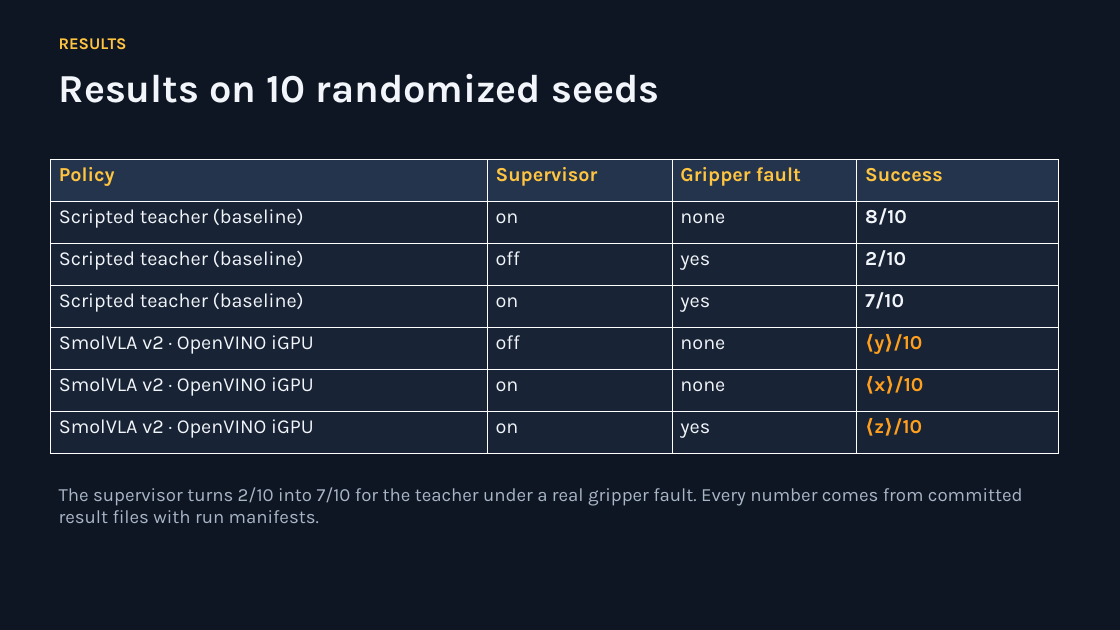
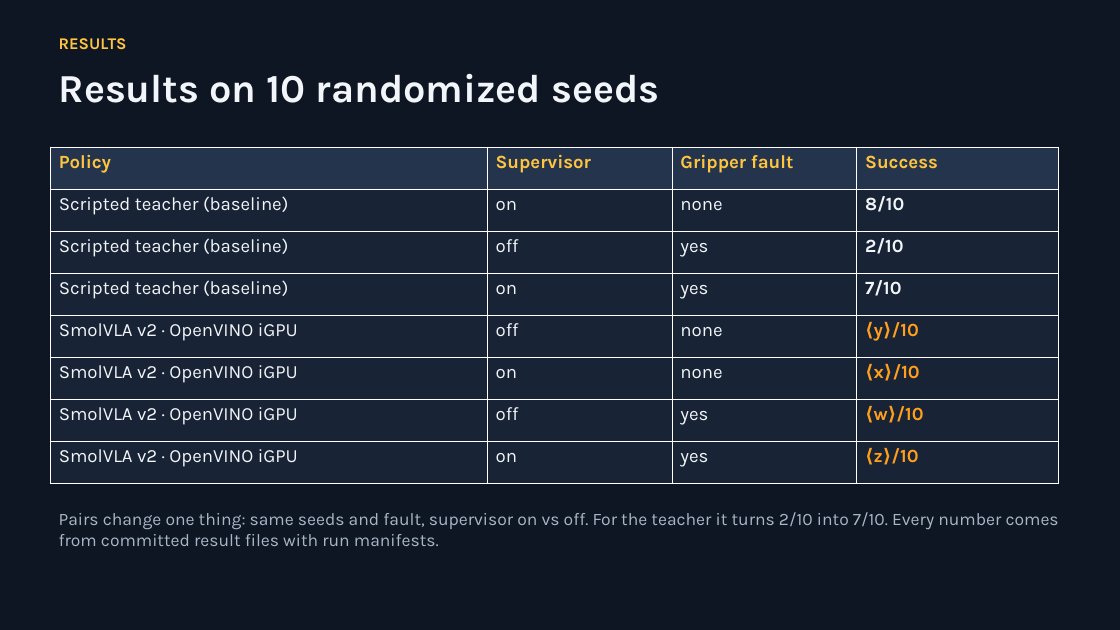
Before and after one commit to Hamza-Atiq/rescuehandsAI, a slide deck: slide 7 of docs/submission/rescuehands_slides.pptx. Drawn at 1120x630 pixels with LibreOffice and Linux fonts; fonts in the diff are those of the drawing. Boxes give left, top, right and bottom in pixels: in the first picture for what was removed or moved away, otherwise in the second. Text is boxed around its words. In the diff, an @@ line names an element or a change of style, - is before the commit and + after.

```diff
--- a/docs/submission/rescuehands_slides.pptx
+++ b/docs/submission/rescuehands_slides.pptx
@@ table at (50, 147, 1059, 483) @@
+row 7: SmolVLA v2 · OpenVINO iGPU | off | yes | ⟨w⟩/10
@@ table: place and size @@
-table at (50, 160, 1059, 454)
+table at (50, 147, 1059, 483)
@@ text at (59, 512, 1059, 546): text changed; size 16 to 15 pt @@
-The supervisor turns 2/10 into 7/10 for the teacher under a real gripper fault. Every number comes from committed result files with run manifests.
+Pairs change one thing: same seeds and fault, supervisor on vs off. For the teacher it turns 2/10 into 7/10. Every number comes from committed result files with run manifests.
```
Also in this commit, not shown: 1 other slide changed, 14 other files.
